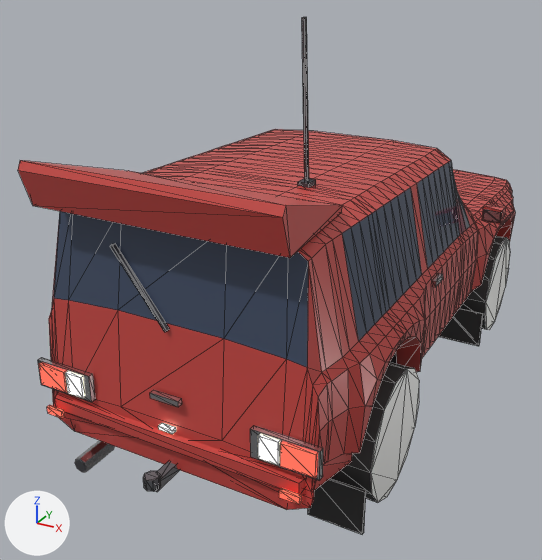
The glTF model models/niva.glb, before and after one commit.
One viewpoint serves both versions: a camera (50 mm lens) standing at (1.87, -4.27, 2.68) and looking at (-0.26, -0.4, 0.74). Arrows for +X, +Y and +Z are at lower left; the lights stay in place. The older version comes first. Mesh edges are drawn as thin lines on the coarser meshes. Where no turn or scale is listed for an object, it has been applied to the vertices. Vertices at exactly the same position are counted once.

The first picture shows 'Antenna', 'Body', 'Bumper_R', 'Exhaust', 'MudFlaps', 'Spoiler', 'Wheel_FR', 'Wheel_RR' and 1 more.
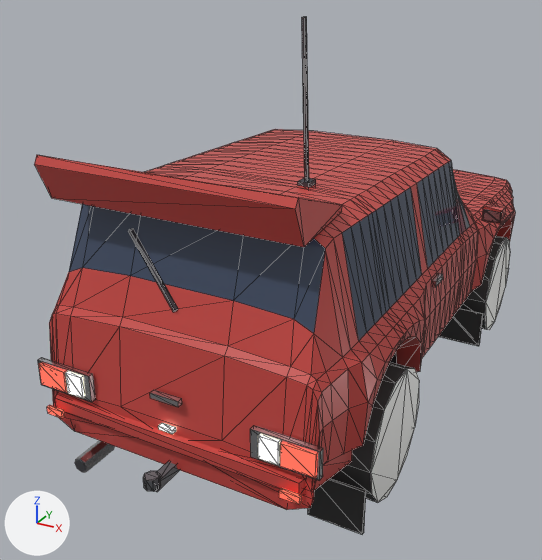
Commit message: Niva: rake the tailgate glass forward up to the roof

The change, as a list of edits to the scene's bpy script:
```text
Change me_body:
    where me_body.from_pydata(...)  # 946 vertices, 1804 faces; spans x -0.86..0.86, y -2.07..1.89, z -0.27..1.04
    used by ob_body; location = (0.0, 0.0, 0.6)
    me_body part 1: the loose piece of 8 vertices spanning x -0.33..0.01, y -1.85..-1.78, z 0.49..0.85 is multiplied about its middle by the matrix ((0.945, 0.176, -0.077), (-0.175, 0.948, 0.027), (0.081, -0.012, 0.961)), then moved by (0.0, 0.1, 0.05)
    me_body part 2: 62 of 946 vertices moved; they spanned x -0.85..0.85, y -1.83..-1.53, z -0.14..1.04 and now span x -0.86..0.86, y -1.83..-1.52, z -0.11..1.04; mean shift (0.0, -0.01, -0.1); largest move (0.57, -1.76, 1.0) -> (0.6, -1.8, 0.46)
    me_body part 3: 32 kept faces spanning x -0.74..0.74, y -1.83..-1.6, z 0.4..1.0 get new vertex colours; the middle colour goes from white #fefefe to white #f9f9f9
    me_body part 4: 10 faces spanning x -0.68..0.68, y -1.73..-1.6, z 0.6..1.02 switch from mat_livery_niva to mat_glass_niva
    me_body part 5: 10 faces spanning x -0.7..0.7, y -1.83..-1.8, z 0.41..0.48 switch from mat_glass_niva to mat_livery_niva
Change me_spoiler:
    used by ob_spoiler; location = (0.0, -1.3, 1.71)
    before: 2 (-0.66, -0.66, 0.12) at pixel (19, 160), 4 (-0.66, -0.68, 0.08) at pixel (17, 170), 7 (0.66, -0.66, 0.12) at pixel (285, 205), 9 (0.66, -0.68, 0.08) at pixel (282, 217)
    remove me_spoiler.from_pydata(...)  # 10 vertices, 16 faces; spans x -0.66..0.66, y -0.68..0.0, z -0.11..0.12
    add me_spoiler.from_pydata(...)  # 10 vertices, 16 faces; spans x -0.66..0.66, y -0.58..0.0, z -0.11..0.12
    me_spoiler part 6
    add for i in [2, 4, 7, 9]: me_spoiler.vertices[i].co += Vector((0.0, 0.1, 0.0))
    me_spoiler.vertices[3].co: (-0.66, -0.62, -0.1) -> (-0.66, -0.5, -0.1)  # pixel (32, 205) -> pixel (51, 198)
    me_spoiler.vertices[8].co: (0.66, -0.62, -0.1) -> (0.66, -0.5, -0.1)  # pixel (290, 257) -> pixel (304, 247)
```

Boxes (x1, y1, x2, y2) around the edits, measured in the pictures (542 x 560 px; the box of a moved part takes in the faces that stretch with it):
'Spoiler', reshaped (6% shorter)
    before: (18, 160, 342, 258)
    after: (34, 155, 342, 247)
part 1 of me_body, moved or reshaped
    before: (110, 243, 170, 332)
    after: (128, 228, 178, 312)
part 2 of me_body, moved or reshaped
    both: (49, 223, 377, 499)
part 3 of me_body, recoloured
    before: (51, 211, 326, 384)
    after: (52, 204, 326, 389)
part 4 of me_body, recoloured
    before: (301, 236, 325, 258)
    after: (69, 204, 325, 333)
part 5 of me_body, recoloured
    before: (54, 211, 308, 367)
    after: (56, 305, 311, 385)
